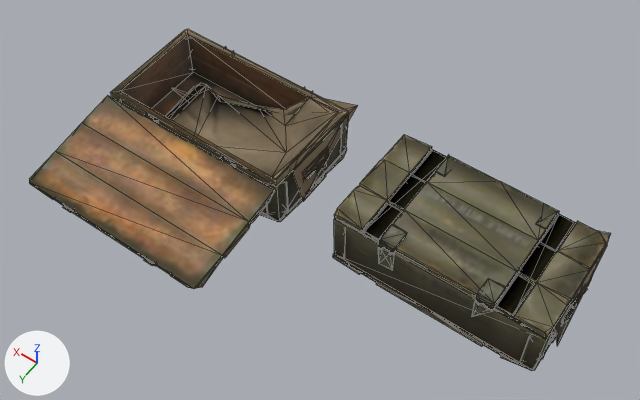
Before and after pictures for a commit that changed the glTF model client/assets/glb/old_military_crate.glb.
Both versions are drawn from a 50 mm lens placed at (-1.091, 1.655, 2.573), pointed at (-0.004, 0.135, 0.183). Every picture has the same lights, and +X, +Y and +Z are marked at lower left. The picture after the commit comes second. Mesh edges are drawn as thin lines. Vertices at exactly the same position are counted once.

In view in the first picture: 'old_military_crate_lid_a'.
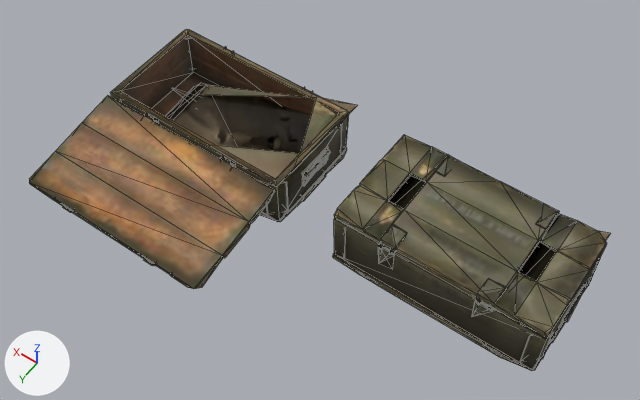
The change in detail:
me_mesh_005 is used by ob_old_military_crate_lid_a; location (-0.354, 0.222, 0.251).
me_mesh_005 had 1264 vertices, 1916 faces and spanned x -0.55..1.25, y -0.51..0.44, z -0.24..0.04.
me_mesh_005 now has 1119 vertices, 1705 faces and spans x -0.55..1.25, y -0.51..0.44, z -0.24..0.04.
me_mesh_005 part 1: 1 vertex moved within x 0.5, y -0.41, z 0.0; 79 vertices removed from x 0.45..1.25, y -0.43..0.43, z -0.22..0.0; 4 vertices added at x 0.45..1.0, y -0.45..0.0, z -0.1..-0.03.
me_mesh_005 part 2: 3 vertices moved within x -0.53..0.24, y -0.44..-0.29, z -0.14..0.0; 74 vertices removed from x -0.55..0.25, y -0.44..0.0, z -0.22..0.03; 4 vertices added at x 0.05..0.26, y -0.38..-0.16, z -0.17..-0.1.

What differs and where, as boxes (x1, y1, x2, y2) in the pictures (640 x 400 px):
part 1 of me_mesh_005, reshaped: before (29, 29, 357, 266); after (157, 36, 347, 179)
part 2 of me_mesh_005, cut back (mostly hidden afterwards): before (333, 147, 611, 369); after (547, 251, 603, 338)
